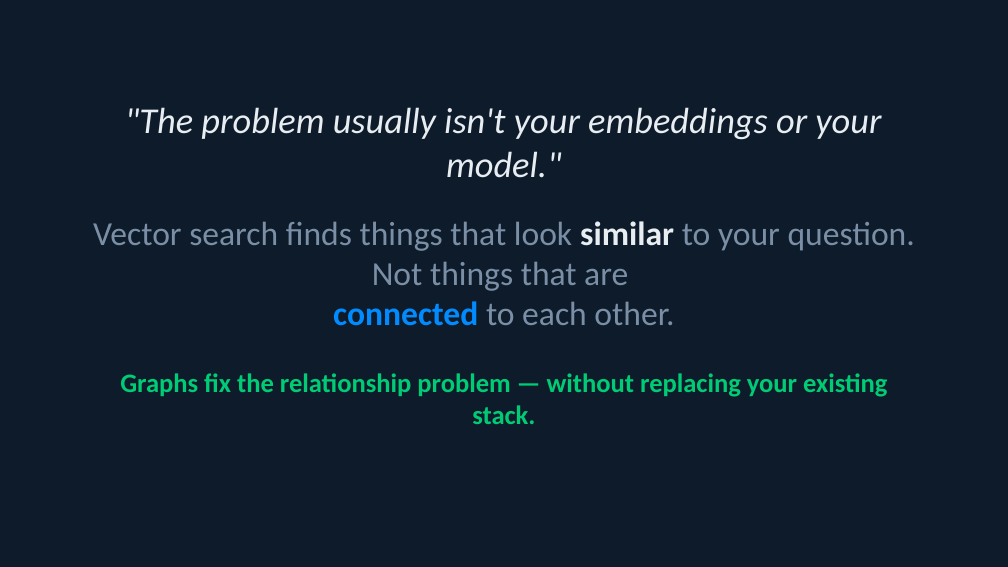
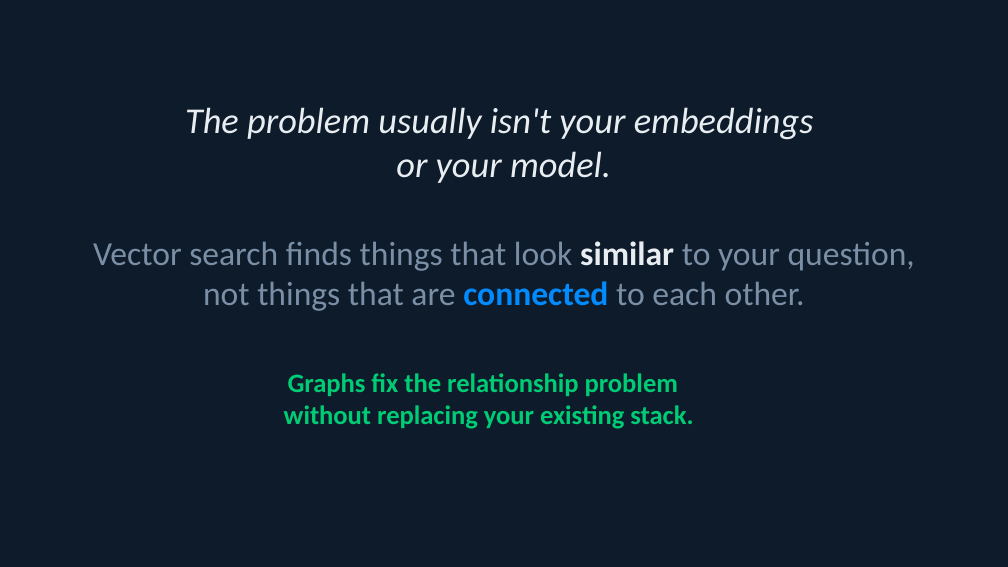
Before and after one commit to smithna/corps-of-discovery-graph-rag, a slide deck: slide 5 of docs/rag_relationship_problem.pptx (slide 3 before the commit). Drawn at 1008x567 pixels with LibreOffice and Linux fonts; fonts in the diff are those of the drawing. Boxes give left, top, right and bottom in pixels: in the first picture for what was removed or moved away, otherwise in the second. Text is boxed around its words. In the diff, an @@ line names an element or a change of style, - is before the commit and + after.

```diff
--- a/docs/rag_relationship_problem.pptx
+++ b/docs/rag_relationship_problem.pptx
@@ text at (185,107,814,183): text changed @@
-"The problem usually isn't your embeddings or your model."
+The problem usually isn't your embeddings
+or your model.
@@ text at (93,241,915,311): text changed @@
-Vector search finds things that look similar to your question.
-Not things that are
-connected to each other.
+Vector search finds things that look similar to your question,
+not things that are connected to each other.
@@ text at (284,373,693,429): text changed @@
-Graphs fix the relationship problem — without replacing your existing stack.
+Graphs fix the relationship problem
+without replacing your existing stack.
```
Also in this commit, not shown: 10 other slides changed, 3 slides added, 3 slides removed.
